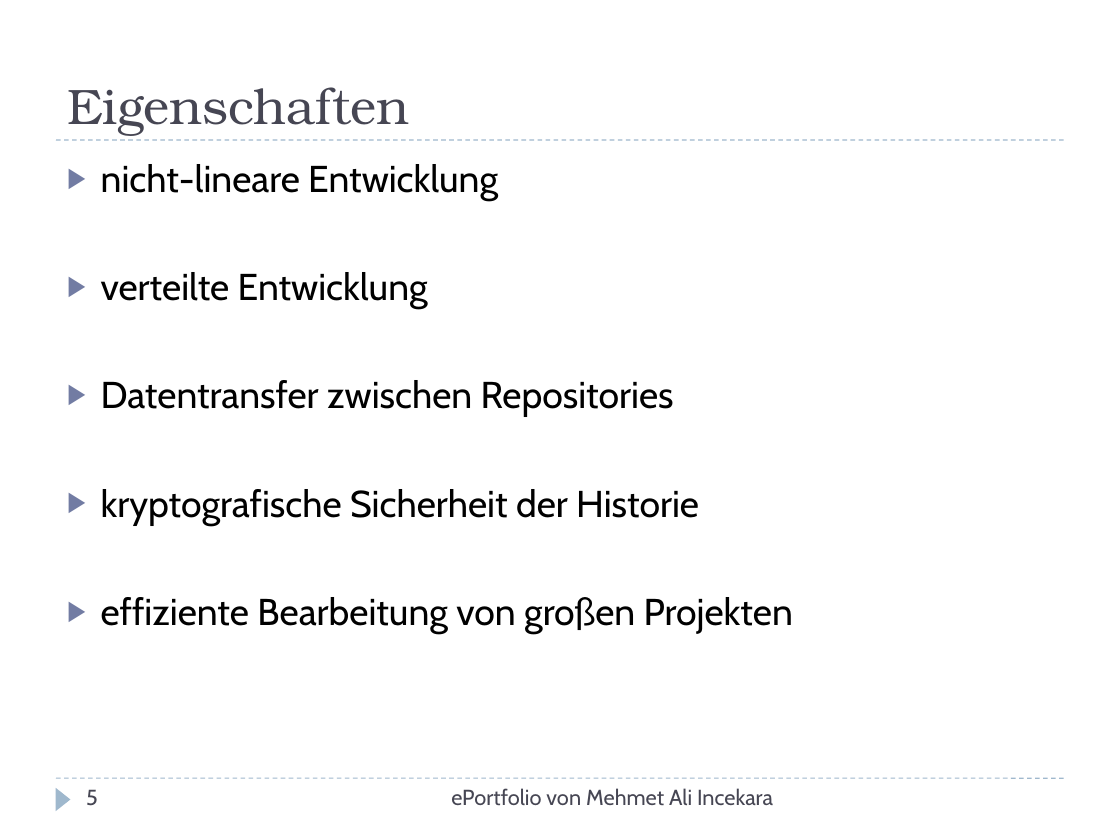
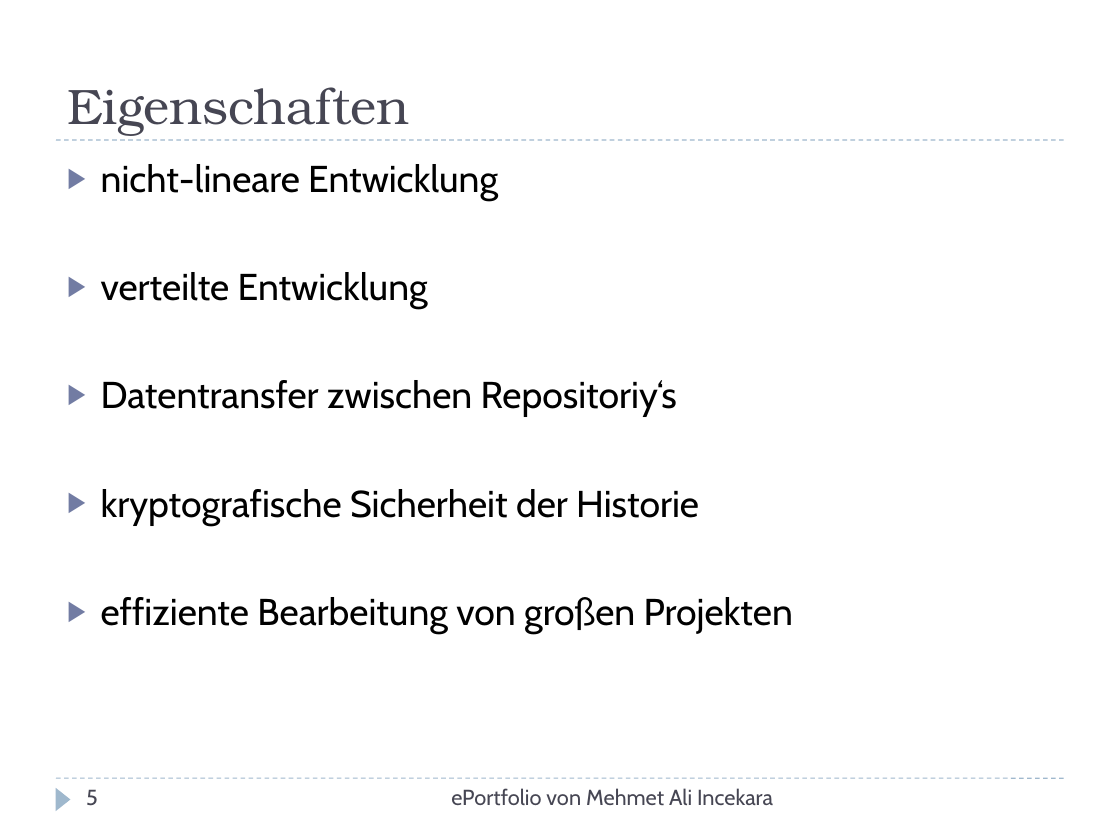
Before and after one commit to xnappy/ePortfolio, a slide deck: slide 5 of Git-und-GitHub.pptx. Drawn at 1120x840 pixels with LibreOffice and Linux fonts; fonts in the diff are those of the drawing. Boxes give left, top, right and bottom in pixels: in the first picture for what was removed or moved away, otherwise in the second. Text is boxed around its words. In the diff, an @@ line names an element or a change of style, - is before the commit and + after.

```diff
--- a/Git-und-GitHub.pptx
+++ b/Git-und-GitHub.pptx
@@ text at bbox=[101, 380, 677, 417]: text changed @@
-▶ Datentransfer zwischen Repositories
+▶ Datentransfer zwischen Repositoriy‘s
```
Also in this commit, not shown: 1 other slide changed, 22 other files.
